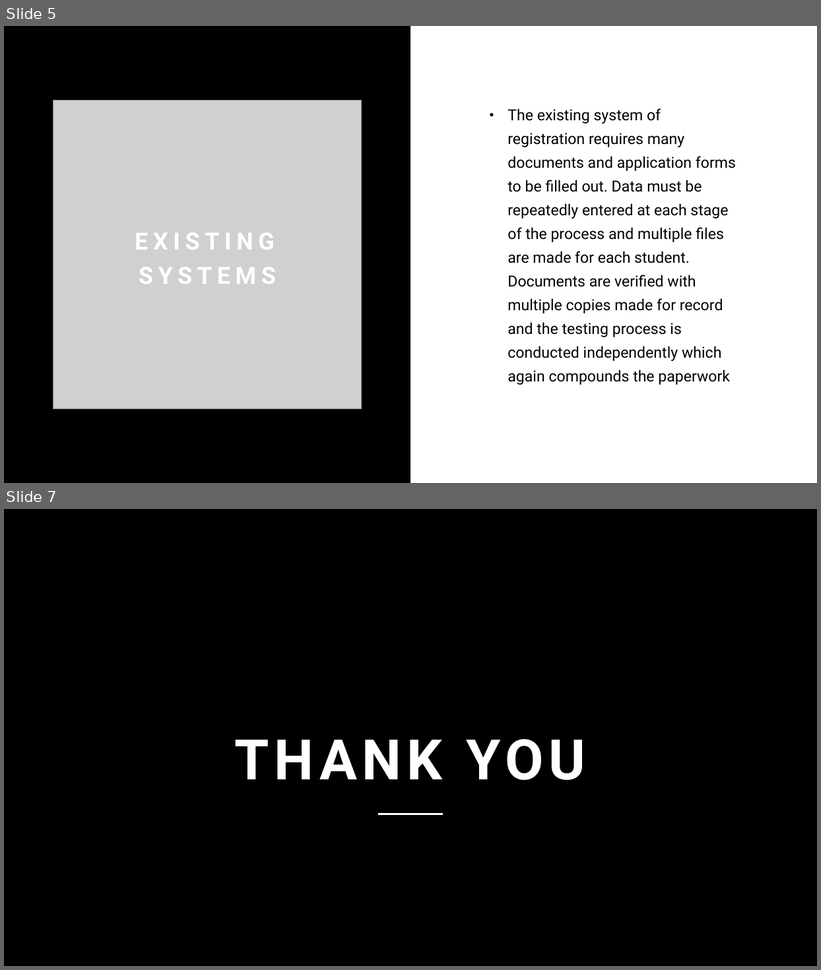
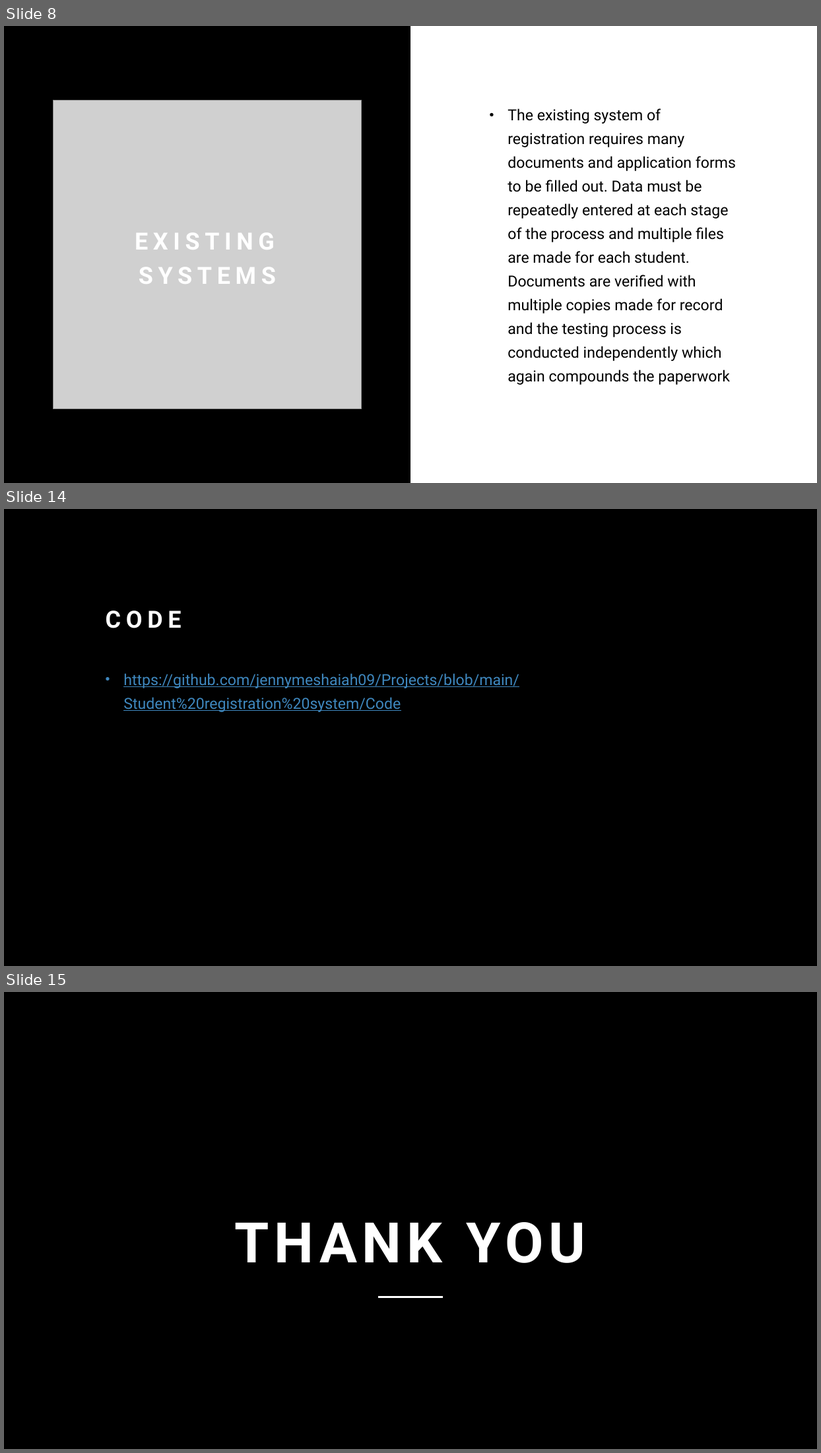
Before and after one commit to jennymeshaiah09/Projects, a slide deck: Student registration system/Student Registration Management System.pptx. Shown one above the other, each under a label of ours: slides 5 and 7 before the commit, slides 8, 14 and 15 after it; the slides between them are not shown. The pictures are 821x970 and 821x1453 pixels, drawn with LibreOffice and Linux fonts; fonts in the diff are those of the drawing; grey boxes stand for pictures; background and template pictures are left out. Boxes give left, top, right and bottom in pixels: in the first picture for what was removed or moved away, otherwise in the second. Text is boxed around its words. In the diff, an @@ line names an element or a change of style, - is before the commit and + after.

```diff
--- a/Student registration system/Student Registration Management System.pptx
+++ b/Student registration system/Student Registration Management System.pptx
@@ slide 14 added at (4,509,817,966), background #000000 @@
@@ title added at (106,611,182,628), 28 pt, text #FFFFFF, bold @@
+CODE
@@ text added at (123,673,519,712), 18 pt, text #3F88BF, underline @@
+• https://github.com/jennymeshaiah09/Projects/blob/main/Student%20registration%20system/Code
@@ what was slide 5 is now slide 8 @@
@@ what was slide 7 is now slide 15 @@
```
Also in this commit, not shown: 1 slide changed, 7 other slides added.
